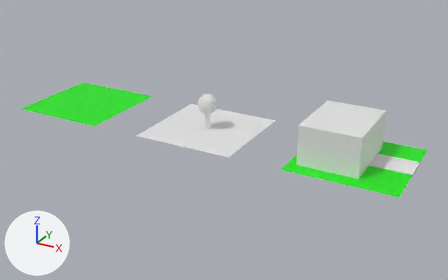
What one commit did to the FBX model Accropoly/Assets/Ressources/FBX/tiles.fbx.
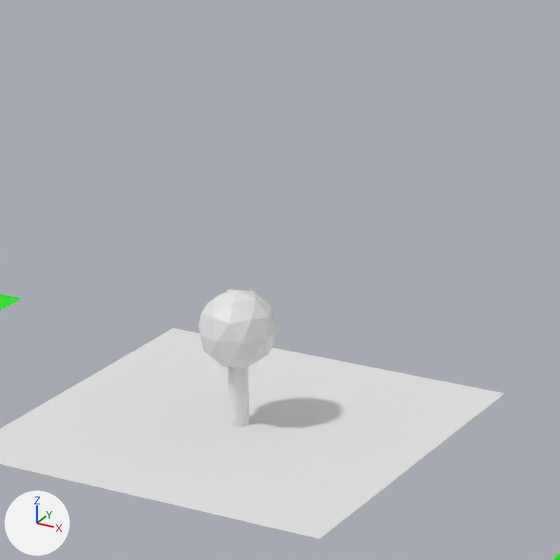
Old and new are each drawn whole from a 50 mm camera at (8.7, -9.71, 4.67) aimed at (3.38, -0.04, -0.16) and again close up on the part from 33% to 65% of the width and 7% to 58% of the height. Every picture has the same lights, and +X, +Y and +Z are marked at lower left. Where no turn or scale is listed for an object, it has been applied to the vertices.

The first close-up shows 'Forest'.
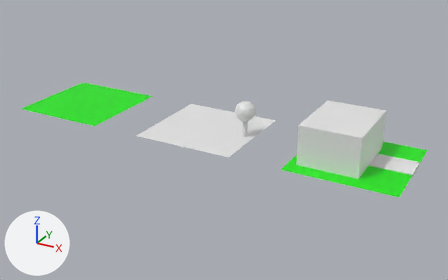
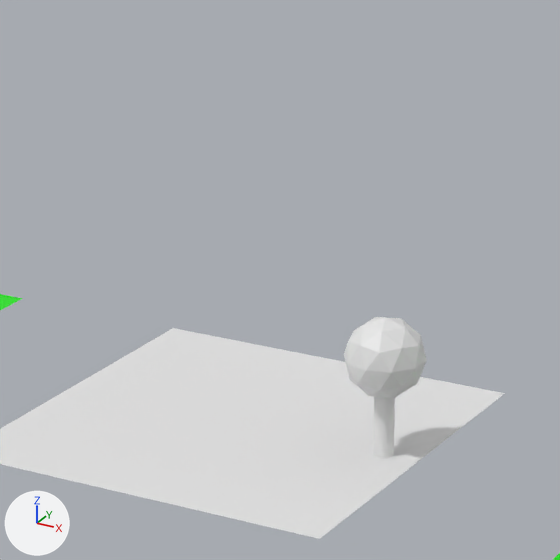
Where the newer file only moved an object's origin or applied its transform, the numbers keep the older frame.

The change, as a diff of the scene's bpy script:
```diff
--- a/Accropoly/Assets/Ressources/FBX/tiles.fbx.py
+++ b/Accropoly/Assets/Ressources/FBX/tiles.fbx.py
@@ me_plane_002 @@
 me_plane_002.from_pydata(...)  # 110 vertices, 115 faces; spans x -100.0..100.0, y 0.0..70.0, z -100.0..100.0
 # used by ob_forest; location = (3.0, 0.0, 0.0); rotation_euler = (1.571, 0.0, -3.142), in degrees (90, 0, -180); scale = (0.01, 0.01, 0.01)
-me_plane_002.vertices[0].co = (100.0, 0.0, -100.0)
-me_plane_002.vertices[1].co = (-100.0, 0.0, -100.0)  # pixel (319, 538)
-me_plane_002.vertices[2].co = (100.0, 0.0, 100.0)  # pixel (173, 328)
-me_plane_002.vertices[3].co = (-100.0, 0.0, 100.0)  # pixel (504, 393)
+# me_plane_002 part 1: the loose piece of 64 vertices spanning x -5.0..5.0, y 0.0..50.0, z -5.0..5.0 is turned 180 degrees about the y axis through its middle, then moved by (81.0, 0.0, 0.0)
+# me_plane_002 part 2: the loose piece of 42 vertices spanning x -19.0..19.0, y 30.0..70.0, z -20.0..20.0 is turned 180 degrees about the y axis through its middle, then moved by (81.0, 0.0, 0.0)
+# me_plane_002 part 3
+me_plane_002.vertices[0].co = (-100.0, 0.0, 100.0)
+me_plane_002.vertices[1].co = (100.0, 0.0, 100.0)  # pixel (319, 538)
+me_plane_002.vertices[2].co = (-100.0, 0.0, -100.0)  # pixel (173, 328)
+me_plane_002.vertices[3].co = (100.0, 0.0, -100.0)  # pixel (504, 393)
@@ ob_forest @@
 ob_forest.location = (3.0, 0.0, 0.0)
-ob_forest.rotation_euler = (1.571, 0.0, -3.142)  # degrees (90, 0, -180)
+ob_forest.rotation_euler = (1.571, 0.0, 0.0)  # degrees (90, 0, 0)
 ob_forest.scale = (0.01, 0.01, 0.01)
```

Where the change shows, as pixel boxes [x1, y1, x2, y2] in the close-ups (560 x 560 px; the box of a moved part takes in the faces that stretch with it):
'Forest', reshaped, turned: before [0, 290, 505, 539]; after [0, 317, 505, 539]
part 1 of me_plane_002, moved or reshaped: before [228, 367, 249, 427]; after [373, 396, 395, 458]
part 2 of me_plane_002, moved or reshaped: before [198, 290, 278, 368]; after [344, 317, 427, 398]
part 3 of me_plane_002, moved or reshaped: [197, 333, 464, 462] in both
